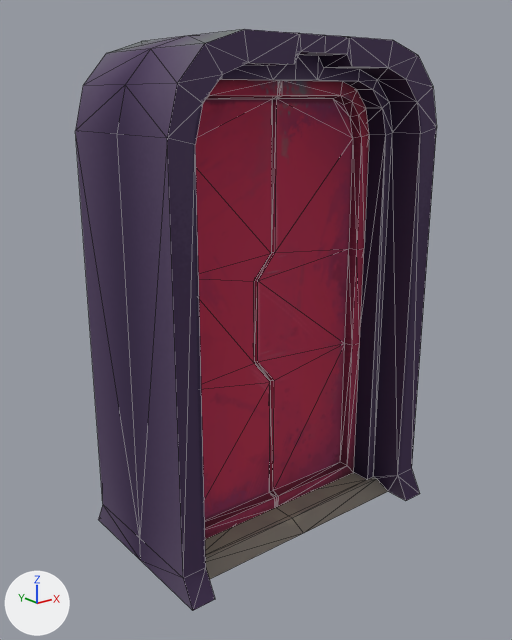
An edit to the glTF model assets/models/Door_Tunnel.glb, drawn before and after from the same camera.
Rendered twice from a 50 mm lens placed at (-2.21, -2.7, 2.18), pointed at (-0.06, 0.0, 1.1). Arrows for +X, +Y and +Z are at lower left; the lights stay in place. The first picture is the older version. Mesh edges are drawn as thin lines. Vertices at exactly the same position are counted once.

The older version as bpy lines, for what is in view:
```python
me_seal_door1_001 = bpy.data.meshes.new('Seal_Door1.001')
me_seal_door1_001.from_pydata(...)  # 163 vertices, 312 faces; spans x -0.79..0.79, y -0.46..0.46, z 0.0..2.43
me_seal_door1_001.materials.append(mat_col_props)  # picture img_room_props_psd
me_seal_door_l = bpy.data.meshes.new('Seal_Door_L')
me_seal_door_l.from_pydata(...)  # 99 vertices, 194 faces; spans x -0.61..0.0, y -0.1..0.1, z 0.04..2.26
me_seal_door_l.materials.append(mat_col_props)  # picture img_room_props_psd
me_seal_door_r = bpy.data.meshes.new('Seal_Door_R')
me_seal_door_r.from_pydata(...)  # 99 vertices, 194 faces; spans x -0.11..0.61, y -0.1..0.1, z 0.04..2.26
me_seal_door_r.materials.append(mat_col_props)  # picture img_room_props_psd
ob_seal_door1_001 = bpy.data.objects.new('Seal_Door1.001', me_seal_door1_001)
ob_seal_door1_001.location = (0.0, 0.0, 0.0)
ob_seal_door_l = bpy.data.objects.new('Seal_Door_L', me_seal_door_l)
ob_seal_door_l.location = (0.0, 0.0, 0.0)
ob_seal_door_r = bpy.data.objects.new('Seal_Door_R', me_seal_door_r)
ob_seal_door_r.location = (0.0, 0.0, 0.0)
```
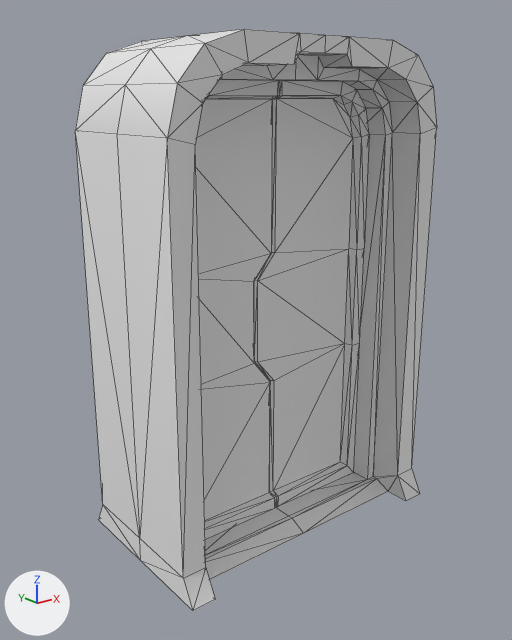
What the commit changed:
me_seal_door1_001 has 163 vertices, 312 faces and spans x -0.79..0.79, y -0.46..0.46, z 0.0..2.43.
me_seal_door1_001 no longer uses material mat_col_props (picture img_room_props_psd).
me_seal_door_l has 99 vertices, 194 faces and spans x -0.61..0.0, y -0.1..0.1, z 0.04..2.26.
me_seal_door_l is used by ob_seal_door_l; location (0.0, 0.0, 0.0).
me_seal_door_l part 1: 194 faces spanning x -0.61..0.0, y -0.1..0.1, z 0.04..2.26 switch from mat_col_props (picture img_room_props_psd) to no material.
me_seal_door_r has 99 vertices, 194 faces and spans x -0.11..0.61, y -0.1..0.1, z 0.04..2.26.
me_seal_door_r is used by ob_seal_door_r; location (0.0, 0.0, 0.0).
me_seal_door_r no longer uses material mat_col_props (picture img_room_props_psd).
me_seal_door_r part 2: texture (UV) coordinates of 11 of 194 faces, centred in x 0.11..0.47, y -0.06, z 0.37..2.14, changed; they spanned u 0.65..0.98, v 0.63..0.74 and now span u 0.38..0.49, v 0.39..0.72.

Boxes [x1, y1, x2, y2] around the edits, measured in the pictures (512 x 640 px):
'Seal_Door1.001', recoloured (purple to white)
    both: [75, 29, 437, 611]
'Seal_Door_R', recoloured, surface changed (red to white)
    both: [254, 81, 369, 507]
part 1 of me_seal_door_l, recoloured (red to white)
    both: [195, 79, 280, 539]
part 2 of me_seal_door_r, surface changed (red to grey)
    both: [258, 99, 353, 491]
